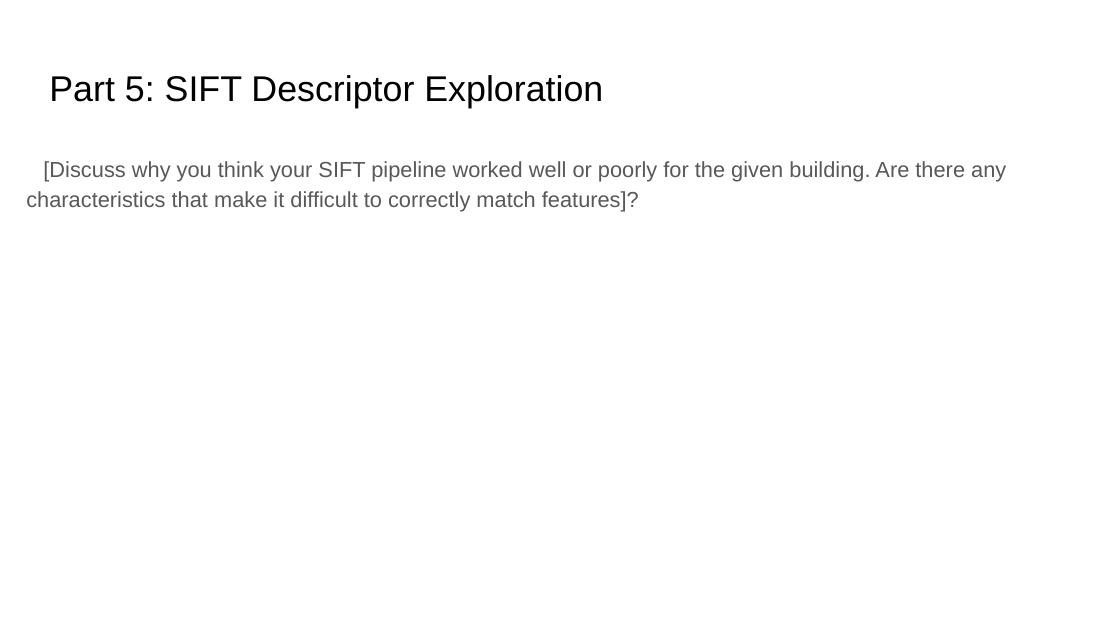
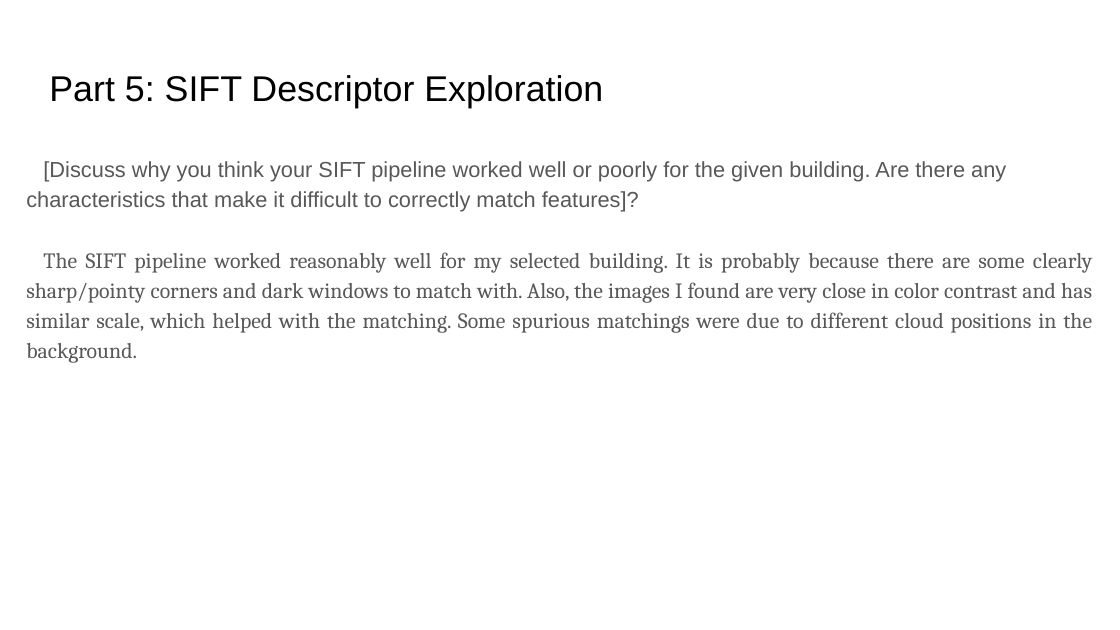
Before and after one commit to ShuvoNewaz/CS-6476-Projects-Fall2022, a slide deck: slide 19 of docs/proj2_report.pptx. Drawn at 1120x630 pixels with LibreOffice and Linux fonts; fonts in the diff are those of the drawing. Boxes give left, top, right and bottom in pixels: in the first picture for what was removed or moved away, otherwise in the second. Text is boxed around its words. In the diff, an @@ line names an element or a change of style, - is before the commit and + after.

```diff
--- a/docs/proj2_report.pptx
+++ b/docs/proj2_report.pptx
@@ text at (26, 252, 1092, 363): paragraph added @@
+The SIFT pipeline worked reasonably well for my selected building. It is probably because there are some clearly sharp/pointy corners and dark windows to match with. Also, the images I found are very close in color contrast and has similar scale, which helped with the matching. Some spurious matchings were due to different cloud positions in the background.
```
Also in this commit, not shown: 18 other slides changed, 1 slide added, 1 slide removed, 1 other file.
